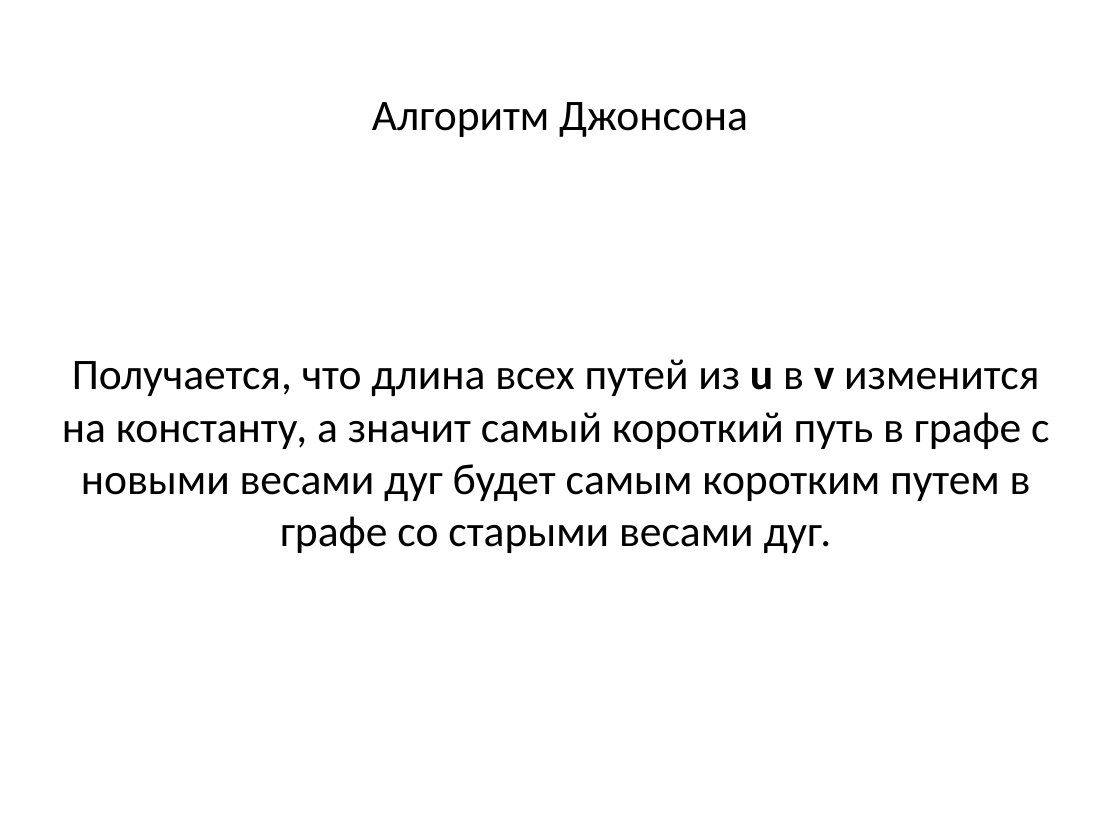
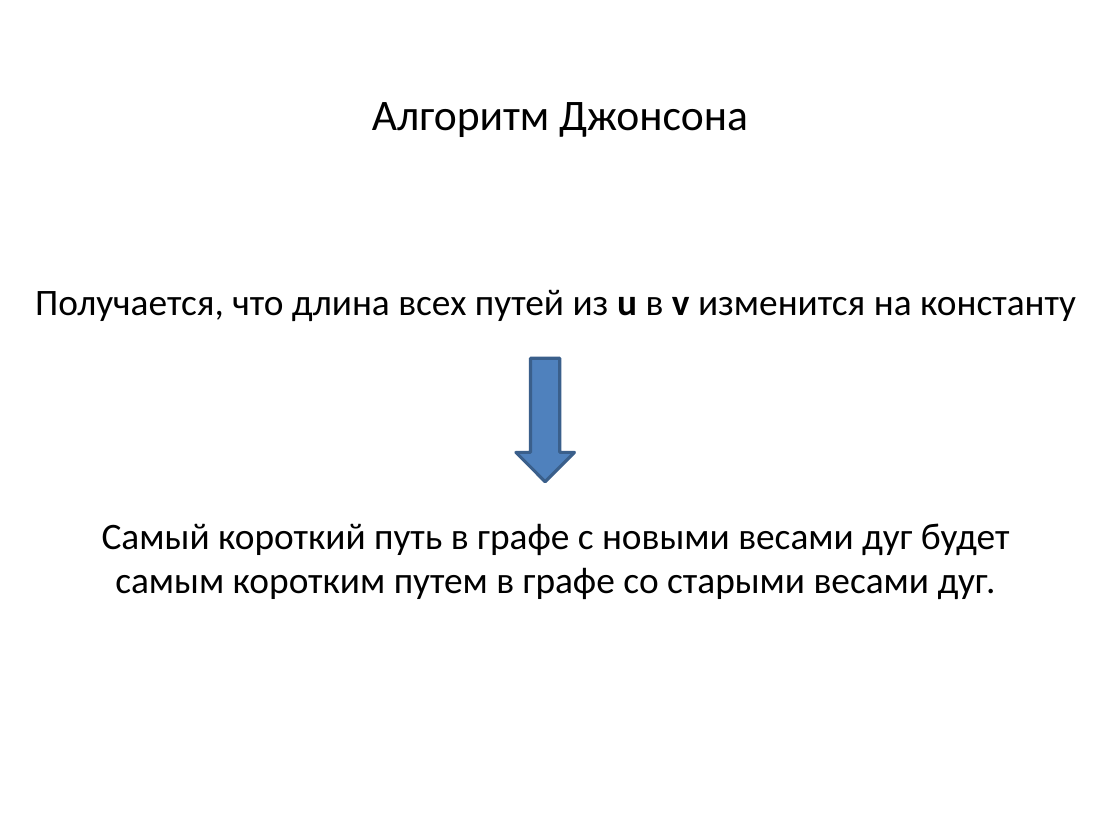
Before and after one commit to SteinbergOB/ANG, a slide deck: slide 80 of Презентации/Лекция 3.pptx (slide 64 before the commit). Drawn at 1120x840 pixels with LibreOffice and Linux fonts; fonts in the diff are those of the drawing. Boxes give left, top, right and bottom in pixels: in the first picture for what was removed or moved away, otherwise in the second. Text is boxed around its words. In the diff, an @@ line names an element or a change of style, - is before the commit and + after.

```diff
--- a/Презентации/Лекция 3.pptx
+++ b/Презентации/Лекция 3.pptx
@@ text at [35, 289, 1076, 321]: text changed; size 28 to 24 pt @@
-Получается, что длина всех путей из u в v изменится на константу, а значит самый короткий путь в графе с новыми весами дуг будет самым коротким путем в графе со старыми весами дуг.
+Получается, что длина всех путей из u в v изменится на константу
@@ down arrow added at [516, 358, 575, 482], fill #4F81BD, outline #3A5F8C 2 pt @@
@@ text added at [102, 523, 1010, 599], 24 pt, text #000000 @@
+Самый короткий путь в графе с новыми весами дуг будет самым коротким путем в графе со старыми весами дуг.
```
Also in this commit, not shown: 7 other slides changed, 17 slides added, 3 other files.
